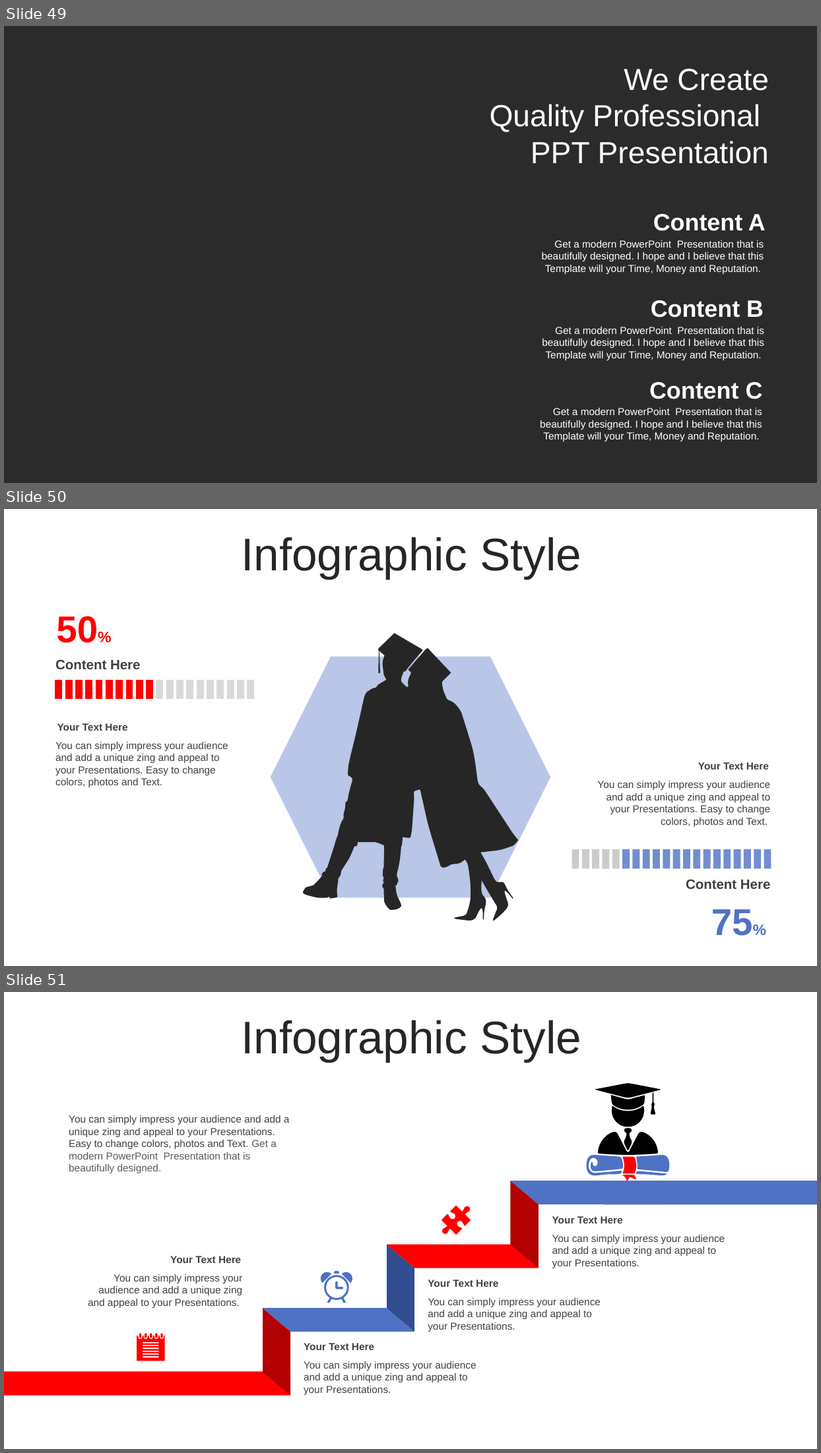
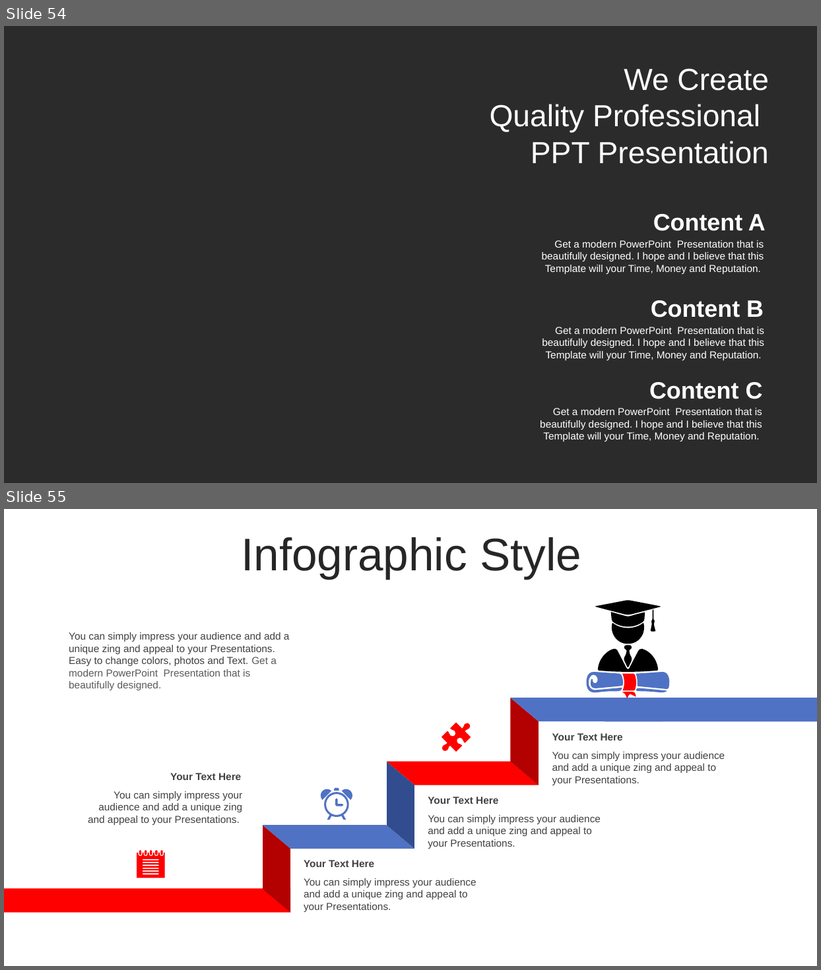
Before and after one commit to WatcharapolxFa/SolveProblemsIn-C-Language, a slide deck: TeachCLanguage/C.pptx. Shown one above the other, each under a label of ours: slides 49, 50 and 51 before the commit, slides 54 and 55 after it. The pictures are 821x1453 and 821x970 pixels, drawn with LibreOffice and Linux fonts; fonts in the diff are those of the drawing; background and template pictures are left out; a plain dark background stands for a picture behind light text. Boxes give left, top, right and bottom in pixels: in the first picture for what was removed or moved away, otherwise in the second. Text is boxed around its words. In the diff, an @@ line names an element or a change of style, - is before the commit and + after.

```diff
--- a/TeachCLanguage/C.pptx
+++ b/TeachCLanguage/C.pptx
@@ slide 50 removed at box(4, 509, 817, 966), background #FFFFFF @@
@@ text removed at box(241, 537, 582, 579) @@
-Infographic Style
@@ text removed at box(56, 616, 98, 643) @@
-50%
@@ freeform shape removed at box(303, 634, 518, 921) @@
@@ text removed at box(55, 659, 141, 669) @@
-Content Here
@@ hexagon removed at box(271, 657, 550, 898) @@
@@ group removed at box(55, 680, 255, 698): 20 rectangles @@
@@ text removed at box(57, 723, 127, 731) @@
-Your Text Here
@@ text removed at box(55, 742, 228, 788) @@
-You can simply impress your audience and add a unique zing and appeal to your Presentations. Easy to change colors, photos and Text.
@@ text removed at box(698, 762, 769, 770) @@
-Your Text Here
@@ text removed at box(597, 781, 770, 827) @@
-You can simply impress your audience and add a unique zing and appeal to your Presentations. Easy to change colors, photos and Text.
@@ group removed at box(572, 850, 772, 869): 20 rectangles @@
@@ text removed at box(686, 879, 771, 889) @@
-Content Here
@@ text removed at box(712, 910, 753, 936) @@
-75%
@@ what was slide 49 is now slide 54 @@
@@ what was slide 51 is now slide 55 @@
```
Also in this commit, not shown: 1 slide changed, 5 slides added, 16 other files.
